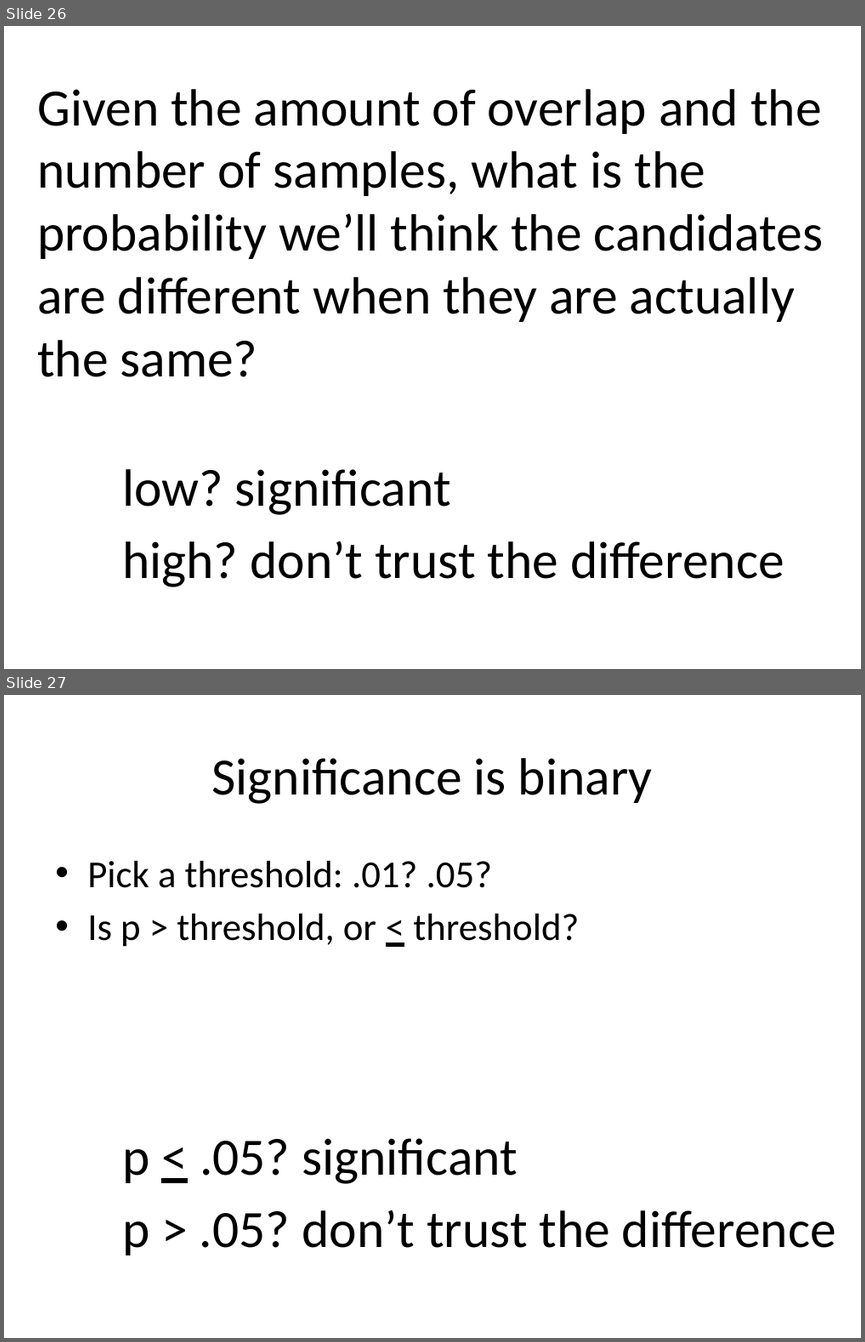
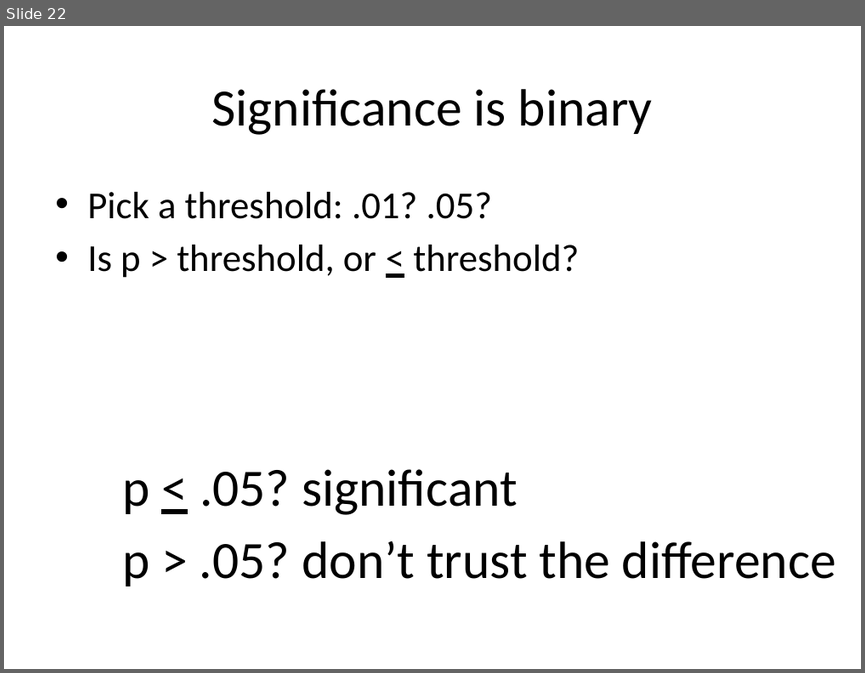
Before and after one commit to dataiap/dataiap, a slide deck: lectures/day3.pptx. Shown one above the other, each under a label of ours: slides 26 and 27 before the commit, slide 22 after it. The pictures are 865x1342 and 865x673 pixels, drawn with LibreOffice and Linux fonts; fonts in the diff are those of the drawing. Boxes give left, top, right and bottom in pixels: in the first picture for what was removed or moved away, otherwise in the second. Text is boxed around its words. In the diff, an @@ line names an element or a change of style, - is before the commit and + after.

```diff
--- a/lectures/day3.pptx
+++ b/lectures/day3.pptx
@@ slide 26 removed at <box>4,26,861,669</box>, background #FFFFFF @@
@@ text removed at <box>37,89,823,377</box> @@
-Given the amount of overlap and the number of samples, what is the probability we’ll think the candidates are different when they are actually the same?
@@ text removed at <box>122,469,451,515</box> @@
-low? significant
@@ text removed at <box>122,541,784,587</box> @@
-high? don’t trust the difference
@@ what was slide 27 is now slide 22 @@
```
Also in this commit, not shown: 9 slides changed, 6 slides added, 9 other slides removed.
